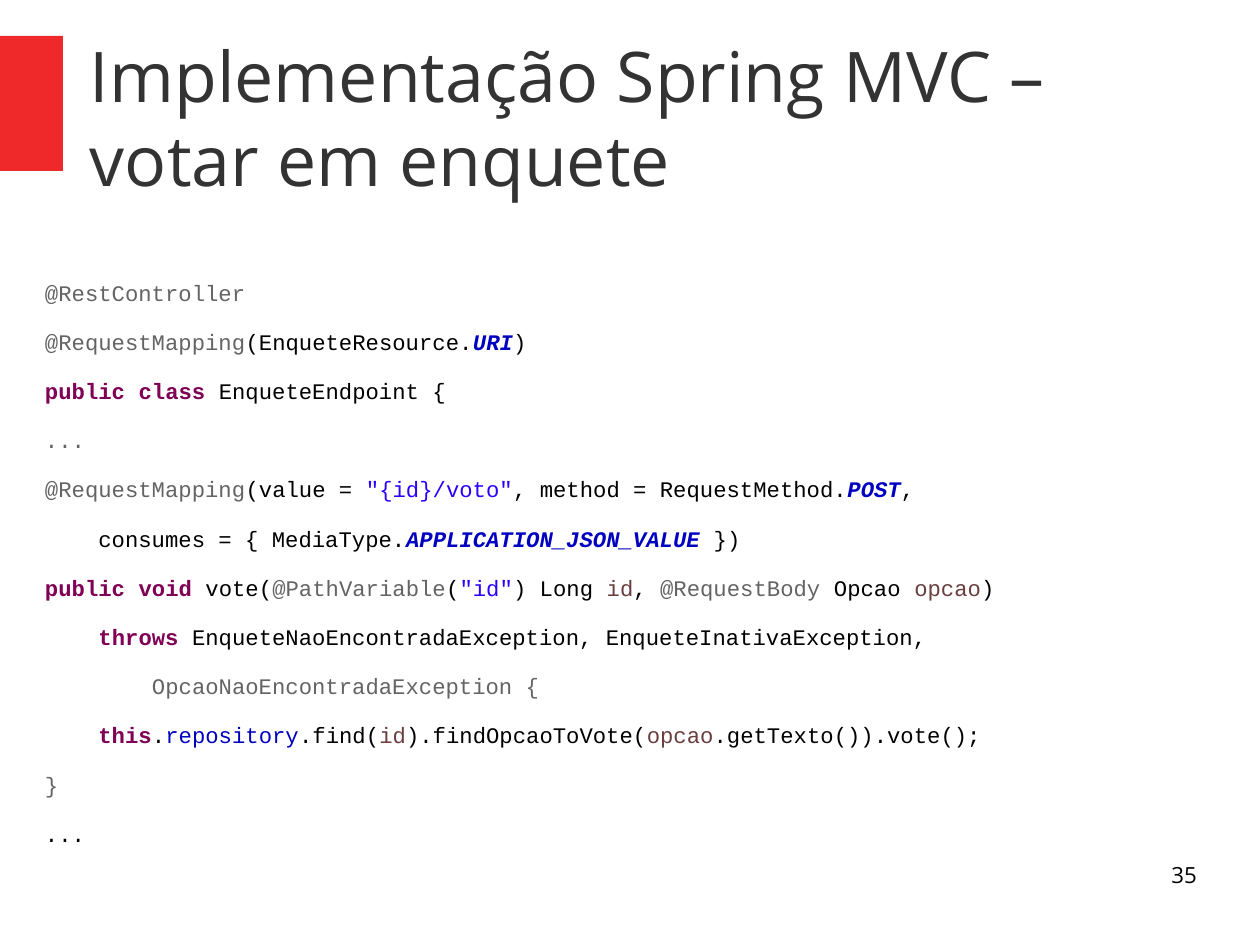
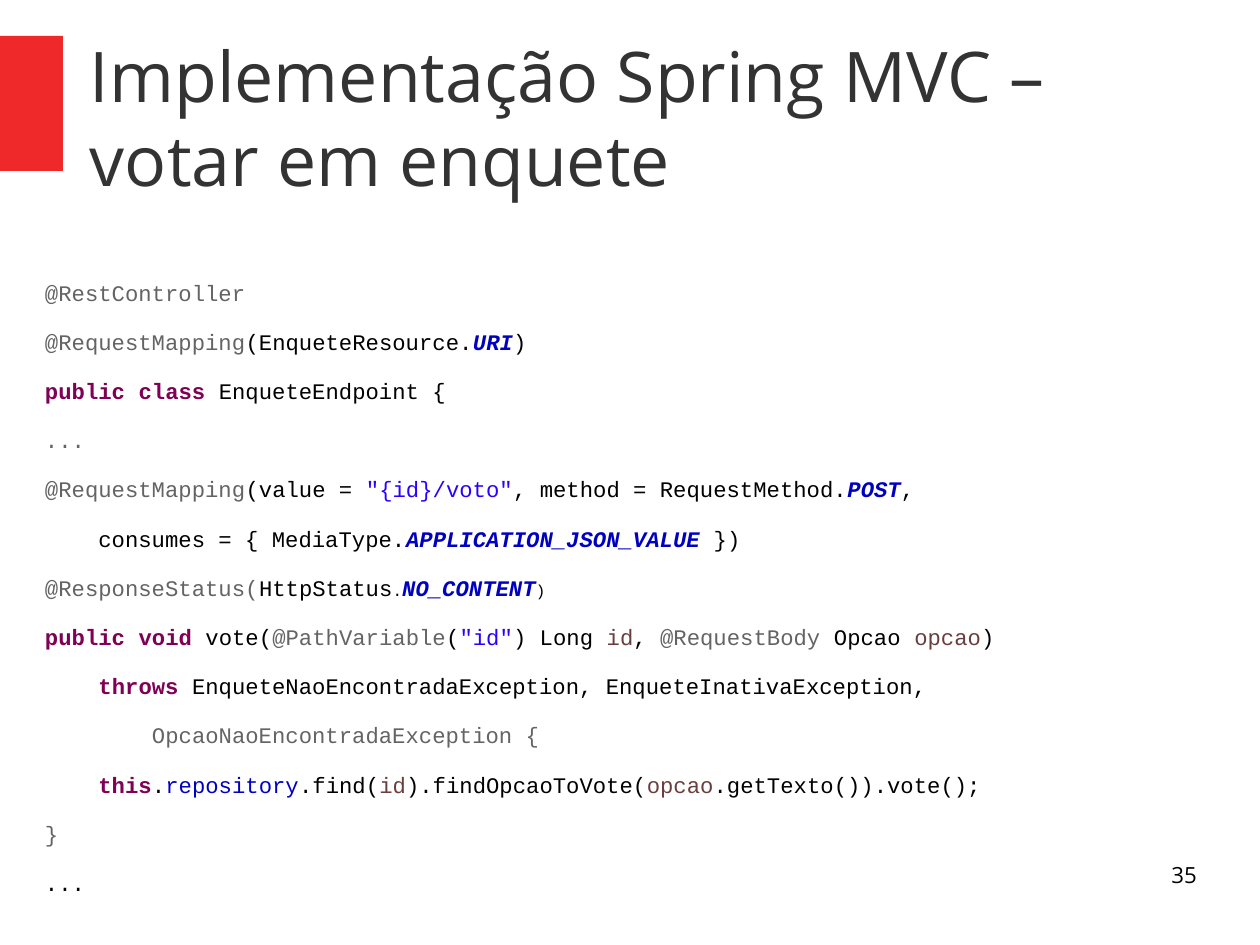
Before and after one commit to alexandrefvb/restful-webservices-workshop, a slide deck: slide 35 of apresentacao/parte2-pratica.odp. Drawn at 1260x945 pixels with LibreOffice and Linux fonts; fonts in the diff are those of the drawing. Boxes give left, top, right and bottom in pixels: in the first picture for what was removed or moved away, otherwise in the second. Text is boxed around its words. In the diff, an @@ line names an element or a change of style, - is before the commit and + after.

Commit message:
Ajuste na apresentacao para contemplar status 204 para delete e post de votos

```diff
--- a/apresentacao/parte2-pratica.odp
+++ b/apresentacao/parte2-pratica.odp
@@ text at (45,580,535,601): paragraph added @@
+@ResponseStatus(HttpStatus.NO_CONTENT)
```
Also in this commit, not shown: 2 other slides changed, 1 other file.
